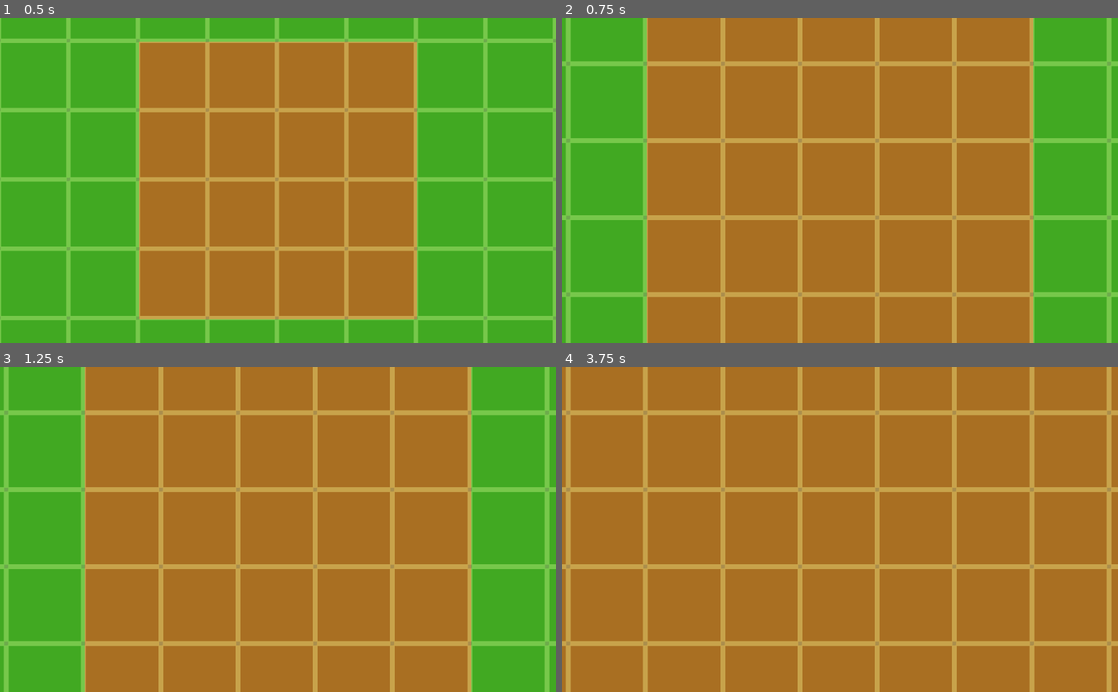
Above: before the commit, frames 1-4 (two rows, left to right).
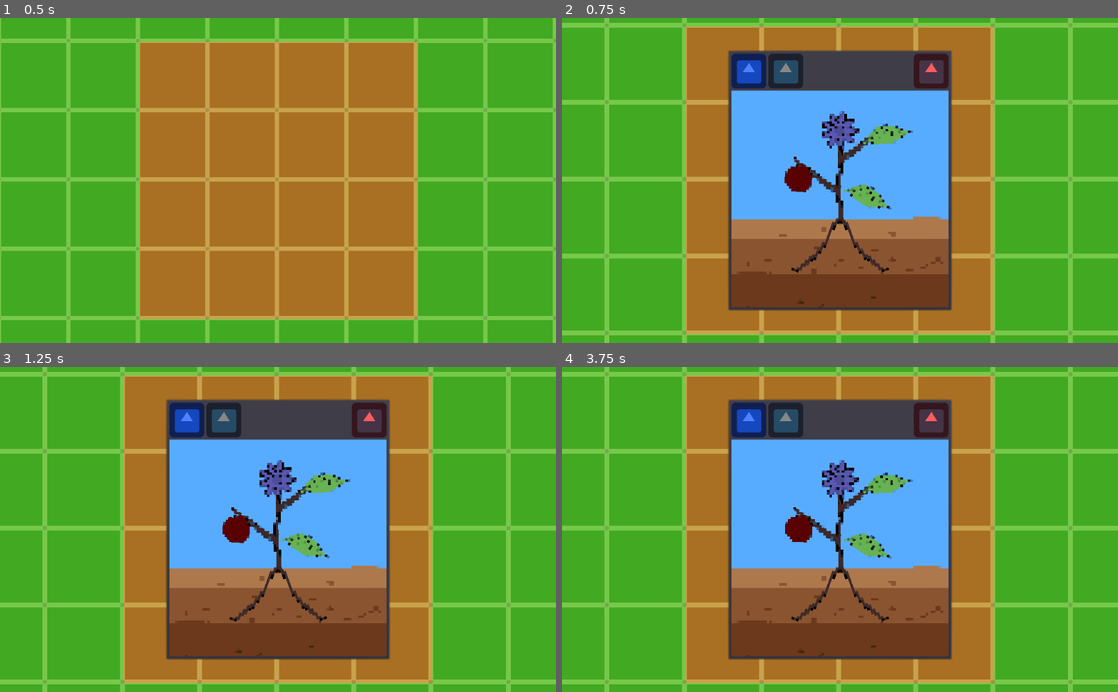
Above: after the commit, the same moments.

Repository: mrtheduts/GoGodotJam3
Game: Godot game, scene res://src/Main/Main.tscn
Same seed, same stepped clock (60 frames per second), same inputs: the game is played once before the commit and once after it. The engine's default icon, where the game draws it, is replaced by a stand-in: a white triangle on a blue panel in a dark square.
Inputs (mouse positions are in pixels of both pictures, inside the frame that each line leads up to):
- Up to frame 1 (0.5 s): no input
- Up to frame 2 (0.75 s): tap Enter at 0.5 s; move the mouse to (962, 164) at 0.52 s; hold Mouse wheel up (zoom_in) from 0.53 s (still down); click (962, 164) at 0.67 s
- Up to frame 3 (1.25 s): keep holding Mouse wheel up (zoom_in)
- Up to frame 4 (3.75 s): release Mouse wheel up (zoom_in) at 1.25 s; click (751, 419) at 1.27 s; click (784, 419) at 2.02 s; click (751, 419) at 2.77 s; click (784, 419) at 3.52 s

Frame 1 is identical in both runs. In frame 2, 62% of the frame differs, in the area x 0-100%, y 0-100%; in frame 3, 62%; in frame 4, 85%.

Commit message:
Popupwindow correctly added to main screen with drag and buttons

Diff:
--- a/project.godot
+++ b/project.godot
@@ -49,7 +49,7 @@
 "language": "GDScript",
 "path": "res://src/Plant/PlantTypes.gd"
 }, {
-"base": "WindowDialog",
+"base": "PanelContainer",
 "class": "PopupWindow",
 "language": "GDScript",
 "path": "res://src/PopupDialog/PopupDialog.gd"
@@ -89,6 +89,8 @@
 PlayerState="*res://src/Singletons/PlayerState/PlayerState.tscn"
 Utils="*res://src/Singletons/Utils.gd"
 DNA="*res://src/Singletons/DNA.gd"
+PlantFactory="*res://src/Plant/Factory/PlantFactory.tscn"
+CloseUpPlantFactory="*res://src/CloseUpPlant/Factory/CloseUpPlantFactory.tscn"
 
 [importer_defaults]
 
--- a/src/CloseUpPlant/CloseUpPlant.gd
+++ b/src/CloseUpPlant/CloseUpPlant.gd
@@ -19,3 +19,6 @@
 func start_idle_animation() -> void:
 	for node in nodes_with_idle_animation:
 		node.play_idle_animation()
+
+func get_plant_center() -> Vector2:
+	return Vector2(0, -150)
--- a/src/CloseUpPlant/Factory/CloseUpPlantFactory.tscn
+++ b/src/CloseUpPlant/Factory/CloseUpPlantFactory.tscn
@@ -4,5 +4,3 @@
 
 [node name="CloseUpPlantFactory" type="Node"]
 script = ExtResource( 1 )
-
-[node name="BranchFactory" type="Node" parent="."]
--- a/src/CloseUpPlot/CloseUpPlot.tscn
+++ b/src/CloseUpPlot/CloseUpPlot.tscn
@@ -6,9 +6,6 @@
 
 [node name="CloseUpPlot" type="Node2D"]
 script = ExtResource( 3 )
-__meta__ = {
-"_edit_lock_": true
-}
 
 [node name="Camera2D" type="Camera2D" parent="."]
 current = true
@@ -25,6 +22,7 @@
 margin_top = -1854.0
 margin_right = 2880.0
 margin_bottom = -14.0
+mouse_filter = 2
 color = Color( 0.34902, 0.678431, 1, 1 )
 
 [node name="Gound" type="Node2D" parent="."]
@@ -35,22 +33,13 @@
 position = Vector2( -1920, 500 )
 texture = ExtResource( 2 )
 flip_h = true
-__meta__ = {
-"_edit_lock_": true
-}
 
 [node name="Ground2" type="Sprite" parent="Gound"]
 use_parent_material = true
 position = Vector2( 0, 500 )
 texture = ExtResource( 2 )
-__meta__ = {
-"_edit_lock_": true
-}
 
 [node name="Ground3" type="Sprite" parent="Gound"]
 use_parent_material = true
 position = Vector2( 1920, 500 )
 texture = ExtResource( 2 )
-__meta__ = {
-"_edit_lock_": true
-}
--- a/src/Garden/Garden.gd
+++ b/src/Garden/Garden.gd
@@ -1,5 +1,7 @@
 extends TileMap
 
+# Signals
+signal show_close_up_plant
 
 # Constants
 var PLANT_TILE_ID : int = 0
@@ -26,14 +28,20 @@
 	#print(garden_size)
 	pass
 
-func _input(event):
+func _unhandled_input(event):
    # Mouse in viewport coordinates.
 	if event is InputEventMouseButton:
 		if event.is_pressed():
 			if event.button_index == BUTTON_LEFT:
-				print("Mouse Click/Unclick at: ", event.position)
-				upgrade_garden_size()
-				print(garden_size)
+				var plant: Plant = PlantFactory.gen_random_plant()
+				plant.age()
+				plant.age()
+				print("Plant [", plant.type_hash, "]: ", plant.genetics)
+				var close_up_plant: CloseUpPlant = CloseUpPlantFactory.create_close_up_plant_from(plant)
+				show_popup_plant(close_up_plant)
+#				print("Mouse Click/Unclick at: ", event.position)
+#				upgrade_garden_size()
+#				print(garden_size)
 
 func get_garden_center():
 	var middle = garden_size*cell_size.x/2
@@ -105,3 +113,6 @@
 	draw_grass_area()
 
 	get_child(0).update_position()
+
+func show_popup_plant(close_up_plant: CloseUpPlant) -> void:
+	emit_signal("show_close_up_plant", close_up_plant)
--- a/src/Main/Main.tscn
+++ b/src/Main/Main.tscn
@@ -1,12 +1,17 @@
-[gd_scene load_steps=4 format=2]
+[gd_scene load_steps=5 format=2]
 
 [ext_resource path="res://src/Singletons/SaveGame.gd" type="Script" id=1]
 [ext_resource path="res://src/Garden/Garden.tscn" type="PackedScene" id=2]
 [ext_resource path="res://src/Singletons/PlayerState/PlayerState.tscn" type="PackedScene" id=3]
+[ext_resource path="res://src/UI/UILayer.tscn" type="PackedScene" id=4]
 
 [node name="Main" type="Node"]
 script = ExtResource( 1 )
 
 [node name="Garden" parent="." instance=ExtResource( 2 )]
 
+[node name="UILayer" parent="." instance=ExtResource( 4 )]
+
 [node name="PlayerState" parent="." instance=ExtResource( 3 )]
+
+[connection signal="show_close_up_plant" from="Garden" to="UILayer" method="_on_Garden_show_close_up_plant"]
--- a/src/Plant/Factory/PlantFactory.gd
+++ b/src/Plant/Factory/PlantFactory.gd
@@ -6,31 +6,24 @@
 
 var PLANT_CLASS = preload("res://src/Plant/Plant.gd")
 
-var CLOSE_UP_PLOT_SCENE = preload("res://src/CloseUpPlot/CloseUpPlot.tscn")
-var POPUP_SCENE = preload("res://src/PopupDialog/PopupDialog.tscn")
+func _did_mutation_happen() -> bool:
+	randomize()
+	return rand_range(1, Constants.MUTATION_ODDS) as int == 1
 
-# Called when the node enters the scene tree for the first time.
-func _ready():
-	var plant_a = gen_random_plant()
-#	print("Plant A (Type: ", plant_a.type_hash, ") ", plant_a.genetics)
-	plant_a.age()
-	plant_a.age()
-#	print(plant_a.phenotype)
-#	var plant_b = gen_random_plant()
-#	print("Plant B (Type: ", plant_b.type_hash, ") ", plant_b.genetics)
-#	var child_plant = cross_plants([plant_a, plant_b])
-#	print("Child Plant (Type: ", child_plant.type_hash, ") ", child_plant.genetics)
-#	var cloned = clone_plant(child_plant)
-#	print("Cloned from child (Type: ", cloned.type_hash, ") ", cloned.genetics)
-	var close_up_plant: CloseUpPlant = $CloseUpPlantFactory.create_close_up_plant_from(plant_a)
-	close_up_plant.start_idle_animation()
-	var close_up_plot: CloseUpPlot = CLOSE_UP_PLOT_SCENE.instance()
-	close_up_plot.add_node_and_focus_camera(close_up_plant, Vector2(0, -50), 2)
-	var popup: PopupWindow = POPUP_SCENE.instance()
-	add_child(popup)
-	popup.show_scene(close_up_plot)
-	popup.popup_centered_ratio()
+func _get_random_gene_different_from(feature, gene):
+	if (DNA.get_number_of_genes_in_feature(feature) <= 1):
+		return gene
 
+	var new_gene = gene
+	while (new_gene == gene):
+		new_gene = _get_random_gene(feature)
+	return new_gene
+
+func _get_random_gene(feature):
+	randomize()
+	var values: Array = DNA[feature + DNA.VALUES_POSTFIX].keys()
+	var rand_index = rand_range(0, values.size()) as int
+	return values[rand_index]
 
 func gen_random_plant() -> Plant:
 	var new_plant: Plant = PLANT_CLASS.new()
@@ -60,29 +53,10 @@
 		var genes = plant.meiosis()
 		for feature in genes:
 			var gene = genes[feature]
-			if (can_mutate and did_mutation_happen()):
-				var mutated_gene = get_random_gene_different_from(feature, gene)
+			if (can_mutate and _did_mutation_happen()):
+				var mutated_gene = _get_random_gene_different_from(feature, gene)
 				print("A mutation happened with ", feature, " and replaced ", gene, " with a ", mutated_gene, "!")
 				gene = mutated_gene
 			new_plant.add_gene(feature, gene)
 	new_plant.finish_gene_config()
 	return new_plant
-
-func did_mutation_happen() -> bool:
-	randomize()
-	return rand_range(1, Constants.MUTATION_ODDS) as int == 1
-
-func get_random_gene_different_from(feature, gene):
-	if (DNA.get_number_of_genes_in_feature(feature) <= 1):
-		return gene
-
-	var new_gene = gene
-	while (new_gene == gene):
-		new_gene = get_random_gene(feature)
-	return new_gene
-
-func get_random_gene(feature):
-	randomize()
-	var values: Array = DNA[feature + DNA.VALUES_POSTFIX].keys()
-	var rand_index = rand_range(0, values.size()) as int
-	return values[rand_index]
--- a/src/Plant/Factory/PlantFactory.tscn
+++ b/src/Plant/Factory/PlantFactory.tscn
@@ -1,9 +1,6 @@
-[gd_scene load_steps=3 format=2]
+[gd_scene load_steps=2 format=2]
 
 [ext_resource path="res://src/Plant/Factory/PlantFactory.gd" type="Script" id=1]
-[ext_resource path="res://src/CloseUpPlant/Factory/CloseUpPlantFactory.tscn" type="PackedScene" id=2]
 
 [node name="PlantFactory" type="Node"]
 script = ExtResource( 1 )
-
-[node name="CloseUpPlantFactory" parent="." instance=ExtResource( 2 )]
--- a/src/PopupDialog/PopupDialog.gd
+++ b/src/PopupDialog/PopupDialog.gd
@@ -2,12 +2,13 @@
 # PopupDialog.gd
 #
 
-extends WindowDialog
+extends PanelContainer
 
 class_name PopupWindow
 
-func _ready():
-	self.popup_centered_ratio()
+var drag_pos = null
+
+
 
 func _on_PopupDialog_resized():
 #	$MarginContainer/ViewportContainer.rect_size = rect_size - Vector2(10,10)
@@ -15,7 +16,24 @@
 	pass
 
 func show_scene(node: CanvasItem) -> void:
-#	var viewport_texture: ViewportTexture = ViewportTexture.new()
-#	viewport_texture.viewport_path("../ViewportContainer/Viewport")
-	$MarginContainer/ViewportContainer/Viewport.add_child(node)
-	popup_centered_ratio()
+	$VBoxContainer/ViewportContainer/Viewport.add_child(node)
+	rect_global_position = (get_viewport().size - rect_size) / 2
+	show()
+
+func _on_HBoxContainer_gui_input(event):
+	if event is InputEventMouseButton:
+		if event.is_pressed():
+			print("Pressed!")
+			drag_pos = get_viewport_transform().xform(get_global_mouse_position()) - rect_global_position
+		else:
+			print("Not pressed!")
+			drag_pos = null
+		print(event)
+
+	if event is InputEventMouseMotion and drag_pos != null:
+		print(drag_pos)
+		rect_global_position =get_viewport_transform().xform(get_global_mouse_position()) - drag_pos
+
+
+func _on_CloseButton_pressed():
+	self.queue_free()
--- a/src/PopupDialog/PopupDialog.tscn
+++ b/src/PopupDialog/PopupDialog.tscn
@@ -1,36 +1,73 @@
-[gd_scene load_steps=2 format=2]
+[gd_scene load_steps=3 format=2]
 
+[ext_resource path="res://icon.png" type="Texture" id=1]
 [ext_resource path="res://src/PopupDialog/PopupDialog.gd" type="Script" id=2]
 
-[node name="PopupDialog" type="WindowDialog"]
-anchor_right = 1.0
-anchor_bottom = 1.0
-margin_right = -624.0
+[node name="PopupDialog" type="PanelContainer"]
+anchor_left = 0.5
+anchor_top = 0.5
+anchor_right = 0.5
+anchor_bottom = 0.5
+margin_left = -512.0
+margin_top = -300.0
+margin_right = -98.0
+margin_bottom = 182.0
+rect_min_size = Vector2( 400, 400 )
 size_flags_horizontal = 0
 size_flags_vertical = 0
 script = ExtResource( 2 )
 
-[node name="MarginContainer" type="MarginContainer" parent="."]
-anchor_right = 1.0
-anchor_bottom = 1.0
-size_flags_horizontal = 3
-size_flags_vertical = 3
-custom_constants/margin_right = 5
-custom_constants/margin_top = 5
-custom_constants/margin_left = 5
-custom_constants/margin_bottom = 5
+[node name="VBoxContainer" type="VBoxContainer" parent="."]
+margin_left = 7.0
+margin_top = 7.0
+margin_right = 407.0
+margin_bottom = 475.0
 
-[node name="ViewportContainer" type="ViewportContainer" parent="MarginContainer"]
-margin_left = 5.0
-margin_top = 5.0
-margin_right = 395.0
-margin_bottom = 595.0
+[node name="HBoxContainer" type="HBoxContainer" parent="VBoxContainer"]
+margin_right = 400.0
+margin_bottom = 64.0
+grow_horizontal = 0
+grow_vertical = 0
+
+[node name="HBoxContainer" type="HBoxContainer" parent="VBoxContainer/HBoxContainer"]
+margin_right = 132.0
+margin_bottom = 64.0
+
+[node name="WaterButton" type="TextureButton" parent="VBoxContainer/HBoxContainer/HBoxContainer"]
+modulate = Color( 0.305882, 0.509804, 1, 1 )
+margin_right = 64.0
+margin_bottom = 64.0
+texture_normal = ExtResource( 1 )
+
+[node name="PhotoButton" type="TextureButton" parent="VBoxContainer/HBoxContainer/HBoxContainer"]
+modulate = Color( 0.537255, 0.537255, 0.537255, 1 )
+margin_left = 68.0
+margin_right = 132.0
+margin_bottom = 64.0
+texture_normal = ExtResource( 1 )
+
+[node name="CloseButton" type="TextureButton" parent="VBoxContainer/HBoxContainer"]
+modulate = Color( 1, 0.368627, 0.368627, 1 )
+margin_left = 336.0
+margin_right = 400.0
+margin_bottom = 64.0
+size_flags_horizontal = 10
+size_flags_vertical = 10
+texture_normal = ExtResource( 1 )
+
+[node name="ViewportContainer" type="ViewportContainer" parent="VBoxContainer"]
+margin_top = 68.0
+margin_right = 400.0
+margin_bottom = 468.0
+rect_min_size = Vector2( 400, 400 )
 stretch = true
 
-[node name="Viewport" type="Viewport" parent="MarginContainer/ViewportContainer"]
-size = Vector2( 390, 590 )
+[node name="Viewport" type="Viewport" parent="VBoxContainer/ViewportContainer"]
+size = Vector2( 400, 400 )
 own_world = true
 handle_input_locally = false
-render_target_update_mode = 0
+render_target_update_mode = 3
 
 [connection signal="resized" from="." to="." method="_on_PopupDialog_resized"]
+[connection signal="gui_input" from="VBoxContainer/HBoxContainer" to="." method="_on_HBoxContainer_gui_input"]
+[connection signal="pressed" from="VBoxContainer/HBoxContainer/CloseButton" to="." method="_on_CloseButton_pressed"]
--- /dev/null
+++ b/src/UI/UILayer.gd
@@ -0,0 +1,17 @@
+#
+# UILayer.gd - Layer for Control nodes
+#
+
+extends CanvasLayer
+
+var POPUP_SCENE = preload("res://src/PopupDialog/PopupDialog.tscn")
+var CLOSE_UP_SOIL_SCENE = preload("res://src/CloseUpPlot/CloseUpPlot.tscn")
+
+func _on_Garden_show_close_up_plant(close_up_plant: CloseUpPlant):
+	var close_up_plot: CloseUpPlot = CLOSE_UP_SOIL_SCENE.instance()
+	var camera_offset := close_up_plant.get_plant_center()
+	close_up_plot.add_node_and_focus_camera(close_up_plant, camera_offset, 3.5)
+
+	var popup_window: PopupWindow = POPUP_SCENE.instance()
+	add_child(popup_window)
+	popup_window.show_scene(close_up_plot)
--- /dev/null
+++ b/src/UI/UILayer.tscn
@@ -0,0 +1,6 @@
+[gd_scene load_steps=2 format=2]
+
+[ext_resource path="res://src/UI/UILayer.gd" type="Script" id=1]
+
+[node name="UILayer" type="CanvasLayer"]
+script = ExtResource( 1 )
